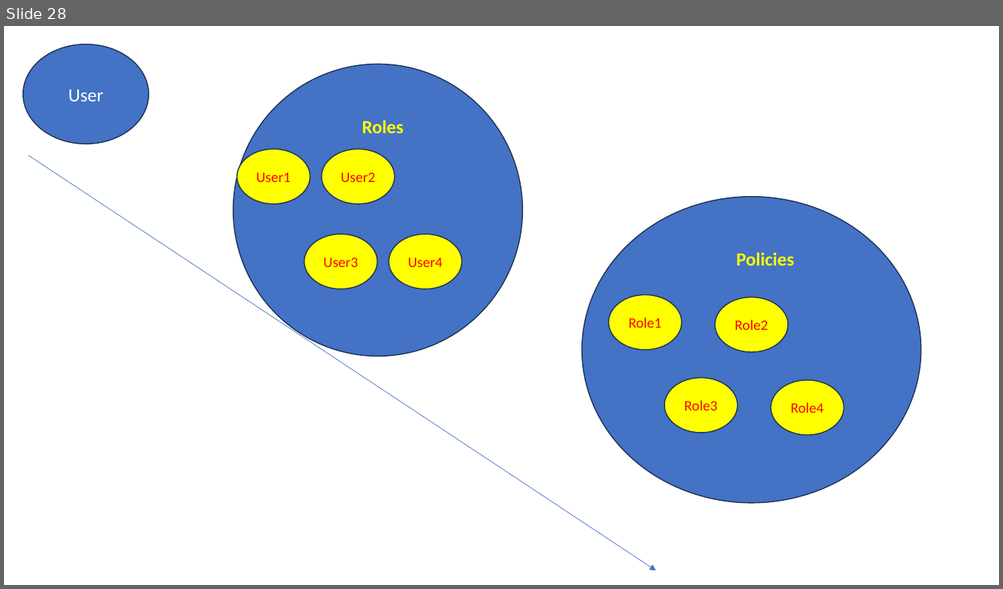
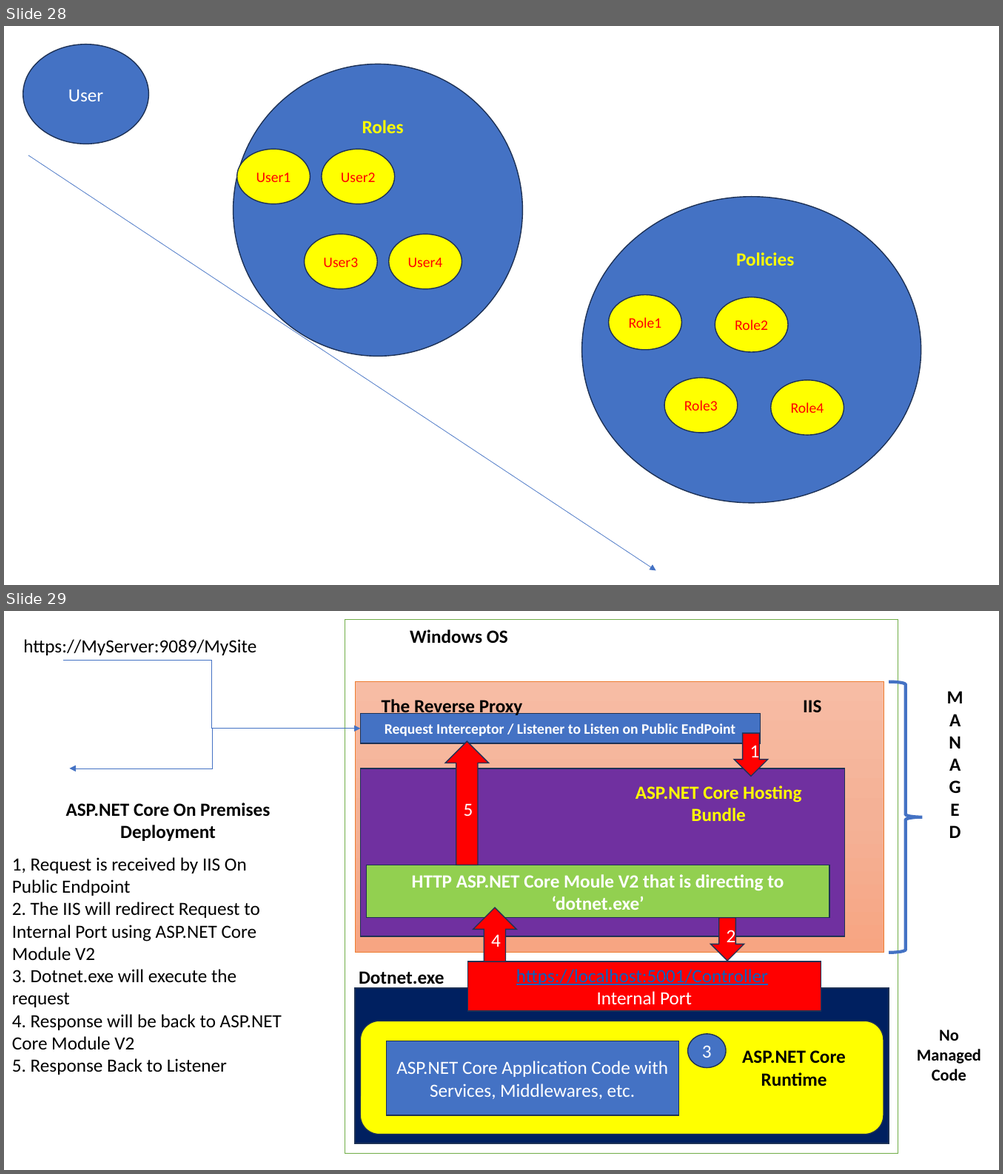
Before and after one commit to maheshsabnis/Capita_NETApps, a slide deck: TrgImages.pptx. Shown one above the other, each under a label of ours: slide 28 before the commit, slides 28 and 29 after it. The pictures are 1003x589 and 1003x1174 pixels, drawn with LibreOffice and Linux fonts; fonts in the diff are those of the drawing. Boxes give left, top, right and bottom in pixels: in the first picture for what was removed or moved away, otherwise in the second. Text is boxed around its words. In the diff, an @@ line names an element or a change of style, - is before the commit and + after.

```diff
--- a/TrgImages.pptx
+++ b/TrgImages.pptx
@@ slide 29 added at box(4, 611, 999, 1170), background #FFFFFF @@
@@ rectangle added at box(345, 619, 898, 1153), fill #FFFFFF, outline #70AD47 1 pt @@
@@ text added at box(410, 629, 508, 644), 18 pt, text #000000, bold @@
+Windows OS
@@ text added at box(23, 639, 256, 655), 18 pt, text #000000 @@
+https://MyServer:9089/MySite
@@ elbow arrow added from (64, 661) to (361, 729), #4472C4 0.5 pt @@
@@ rectangle added at box(355, 682, 883, 953), fill gradient #F7BDA5 to #F5B196 to #F8A582, outline #ED7D31 0.5 pt @@
@@ text added at box(381, 698, 523, 718), 18 pt, text #000000, bold @@
+The Reverse Proxy
@@ right brace added at box(889, 682, 922, 953), outline #4472C4 3 pt @@
@@ text added at box(947, 691, 963, 838), 18 pt, text #000000, bold @@
+M
+A
+N
+A
+G
+E
+D
@@ rectangle added at box(361, 713, 760, 743), fill #4472C4, outline #1E3256 1 pt, 14 pt, text #FFFFFF, bold @@
+Request Interceptor / Listener to Listen on Public EndPoint
@@ text added at box(802, 700, 821, 712), 18 pt, text #000000, bold @@
+IIS
@@ elbow arrow added from (355, 729) to (70, 769), #4472C4 0.5 pt @@
@@ up arrow added at box(445, 741, 488, 866), fill #FF0000, outline #1E3256 1 pt, 18 pt, text #FFFFFF @@
+5
@@ down arrow added at box(734, 733, 768, 777), fill #FF0000, outline #1E3256 1 pt, 18 pt, text #FFFFFF @@
+1
@@ rectangle added at box(361, 769, 845, 937), fill #7030A0, outline #1E3256 1 pt @@
@@ text added at box(635, 786, 801, 821), 18 pt, text #FFFF00, bold @@
+ASP.NET Core Hosting Bundle
@@ text added at box(66, 803, 270, 841), 18 pt, text #000000, bold @@
+ASP.NET Core On Premises Deployment
@@ text added at box(12, 857, 282, 1075), 18 pt, text #000000 @@
+1, Request is received by IIS On Public Endpoint
+2. The IIS will redirect Request to Internal Port using ASP.NET Core Module V2
+3. Dotnet.exe will execute the request
+4. Response will be back to ASP.NET Core Module V2
+5. Response Back to Listener
@@ rectangle added at box(367, 866, 829, 918), fill #92D050, outline #1E3256 1 pt, 18 pt, text #FFFFFF, bold @@
+HTTP ASP.NET Core Moule V2 that is directing to ‘dotnet.exe’
@@ up arrow added at box(473, 908, 517, 962), fill #FF0000, outline #1E3256 1 pt, 18 pt, text #FFFFFF @@
+4
@@ down arrow added at box(711, 917, 744, 961), fill #FF0000, outline #1E3256 1 pt, 18 pt, text #FFFFFF @@
+2
@@ rectangle added at box(467, 962, 820, 1011), fill #FF0000, outline #1E3256 1 pt, 18 pt, text #0563C1, underline @@
+https://localhost:5001/Controller
+Internal Port
@@ text added at box(358, 971, 444, 988), 18 pt, text #000000, bold @@
+Dotnet.exe
@@ rectangle added at box(355, 988, 888, 1144), fill #002060, outline #1E3256 1 pt @@
@@ rounded rectangle added at box(361, 1022, 884, 1135), fill #FFFF00, outline #1E3256 1 pt @@
@@ text added at box(916, 1030, 981, 1081), 16 pt, text #000000, bold @@
+No Managed Code
@@ rectangle added at box(386, 1042, 678, 1116), fill #4472C4, outline #1E3256 1 pt, 18 pt, text #FFFFFF @@
+ASP.NET Core Application Code with Services, Middlewares, etc.
@@ ellipse added at box(688, 1034, 726, 1068), fill #4472C4, outline #1E3256 1 pt, 18 pt, text #FFFFFF @@
+3
@@ text added at box(742, 1051, 845, 1087), 18 pt, text #000000, bold @@
+ASP.NET Core Runtime
```
Also in this commit, not shown: 12 other files.
